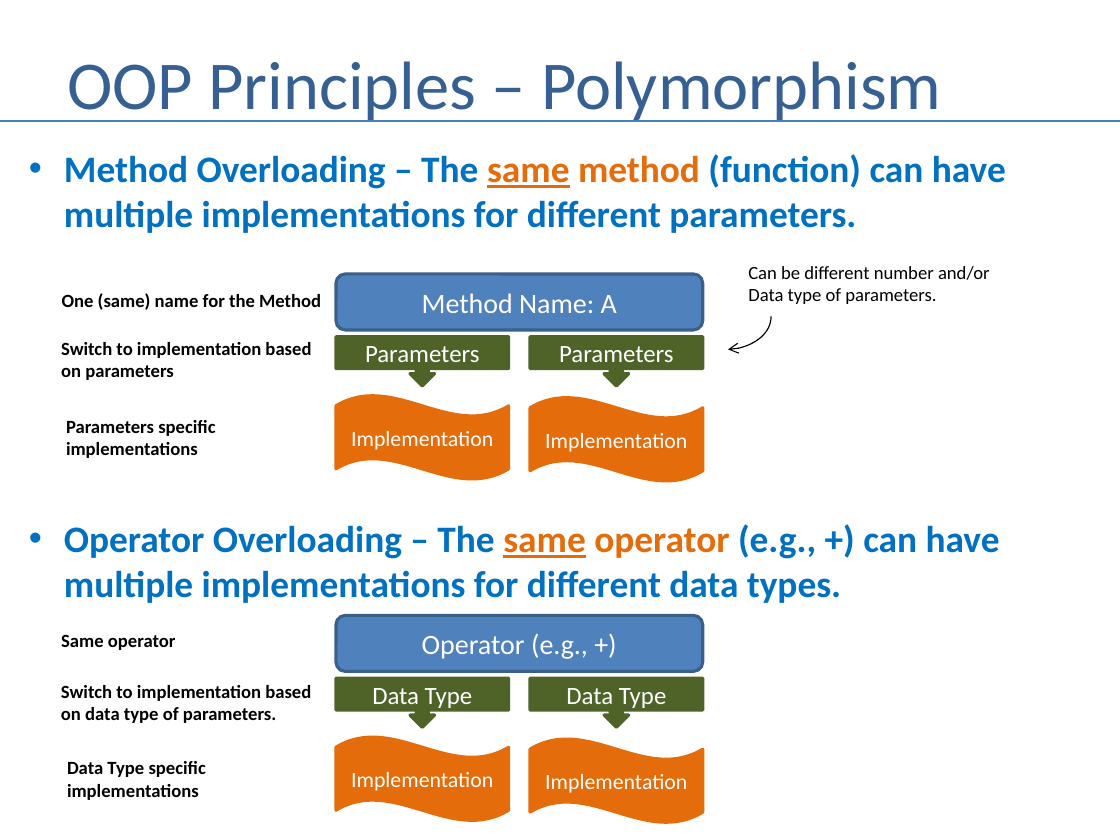
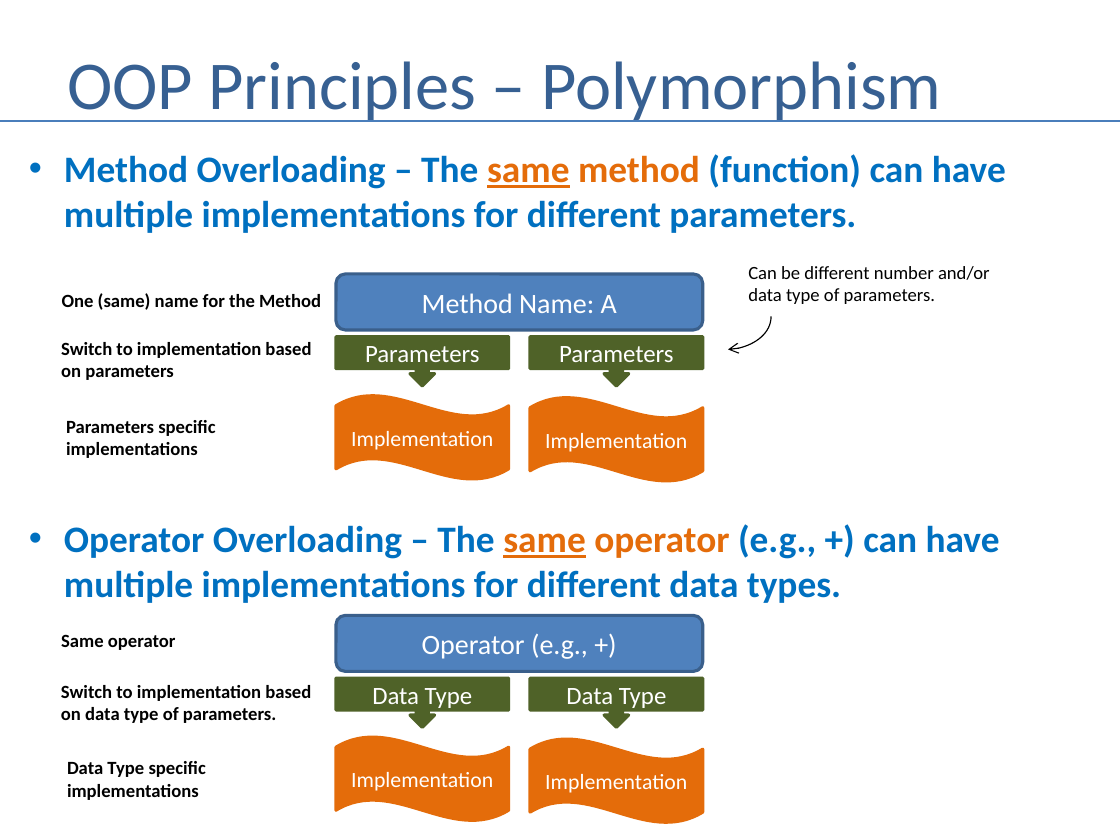
Before and after one commit to andrewferlitsch/Portland-Data-Science-Group, a slide deck: slide 7 of Presentations/OOP.pptx (slide 5 before the commit). Drawn at 1120x840 pixels with LibreOffice and Linux fonts; fonts in the diff are those of the drawing. Boxes give left, top, right and bottom in pixels: in the first picture for what was removed or moved away, otherwise in the second. Text is boxed around its words. In the diff, an @@ line names an element or a change of style, - is before the commit and + after.

```diff
--- a/Presentations/OOP.pptx
+++ b/Presentations/OOP.pptx
@@ text at [748, 288, 935, 304]: text changed @@
-Data type of parameters.
+data type of parameters.
```
Also in this commit, not shown: 1 other slide changed, 2 slides added, 1 other file.
